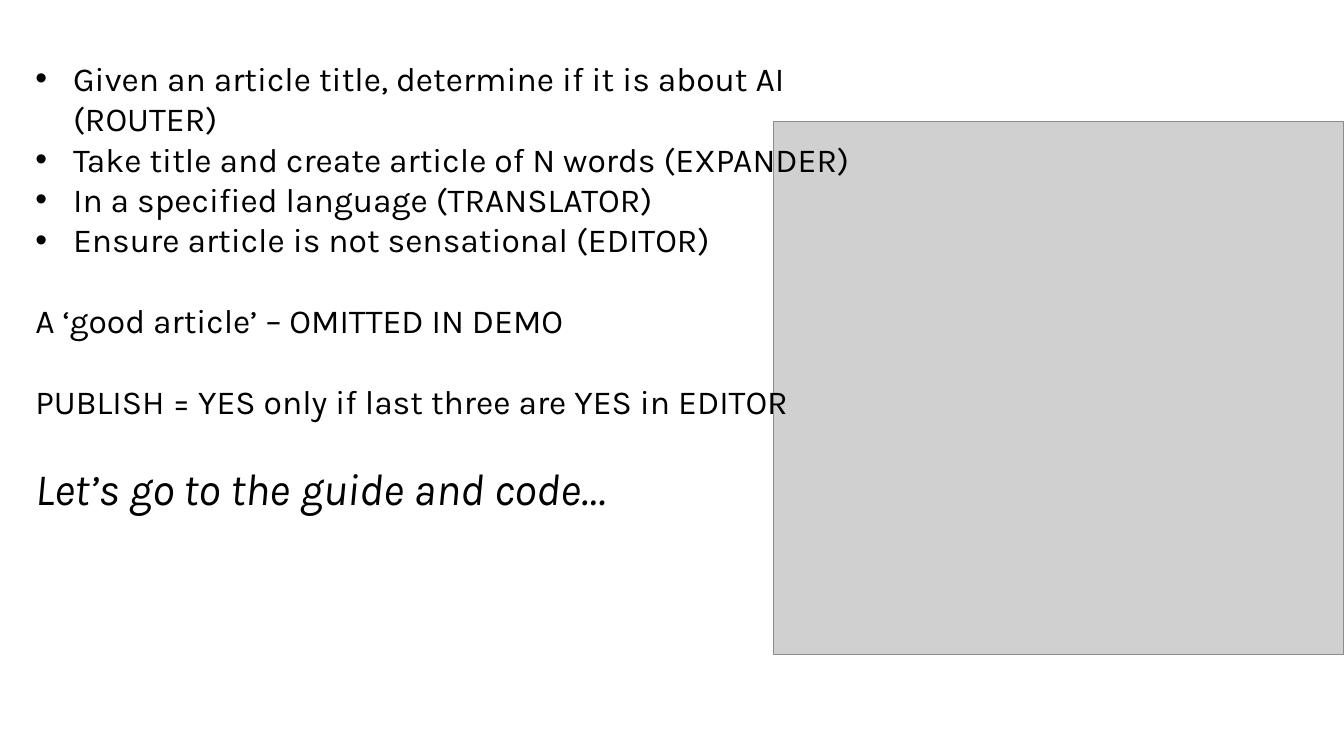
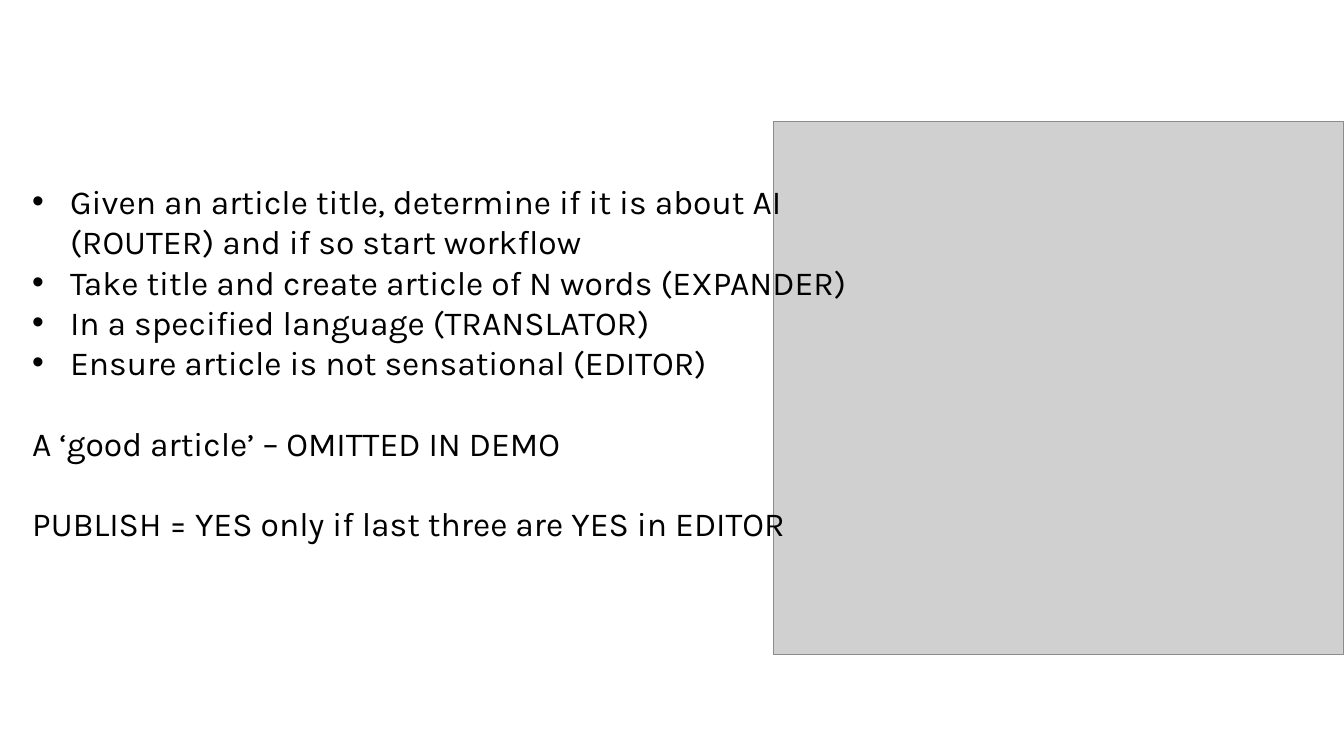
Before and after one commit to Python-Test-Engineer/earl2025, a slide deck: slide 12 of AI_Agents_in_the_Data_Pipeline.pptx. Drawn at 1344x756 pixels with LibreOffice and Linux fonts; fonts in the diff are those of the drawing; grey boxes stand for pictures. Boxes give left, top, right and bottom in pixels: in the first picture for what was removed or moved away, otherwise in the second. Text is boxed around its words. In the diff, an @@ line names an element or a change of style, - is before the commit and + after.

Commit message:
edit

```diff
--- a/AI_Agents_in_the_Data_Pipeline.pptx
+++ b/AI_Agents_in_the_Data_Pipeline.pptx
@@ text "Given an article title, determine ...": place and size @@
-text "Given an article title, determine ..." at <box>35,68,849,516</box>
+text "Given an article title, determine ..." at <box>32,184,846,545</box>
@@ text at <box>70,184,782,258</box>: text changed @@
-• Given an article title, determine if it is about AI (ROUTER)
+• Given an article title, determine if it is about AI (ROUTER) and if so start workflow
@@ text at <box>35,474,606,516</box>: paragraph removed @@
-Let’s go to the guide and code…
```
